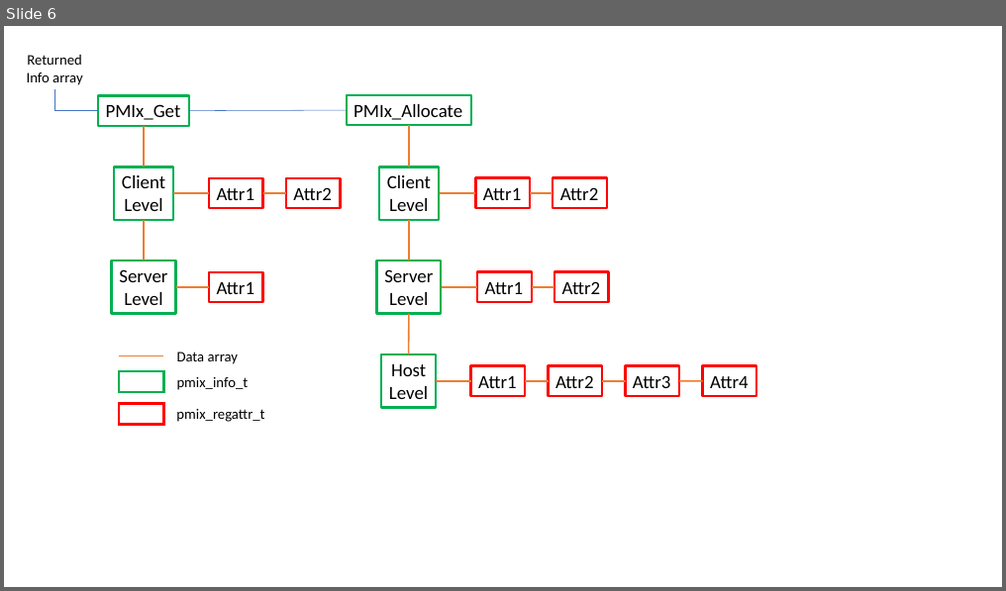
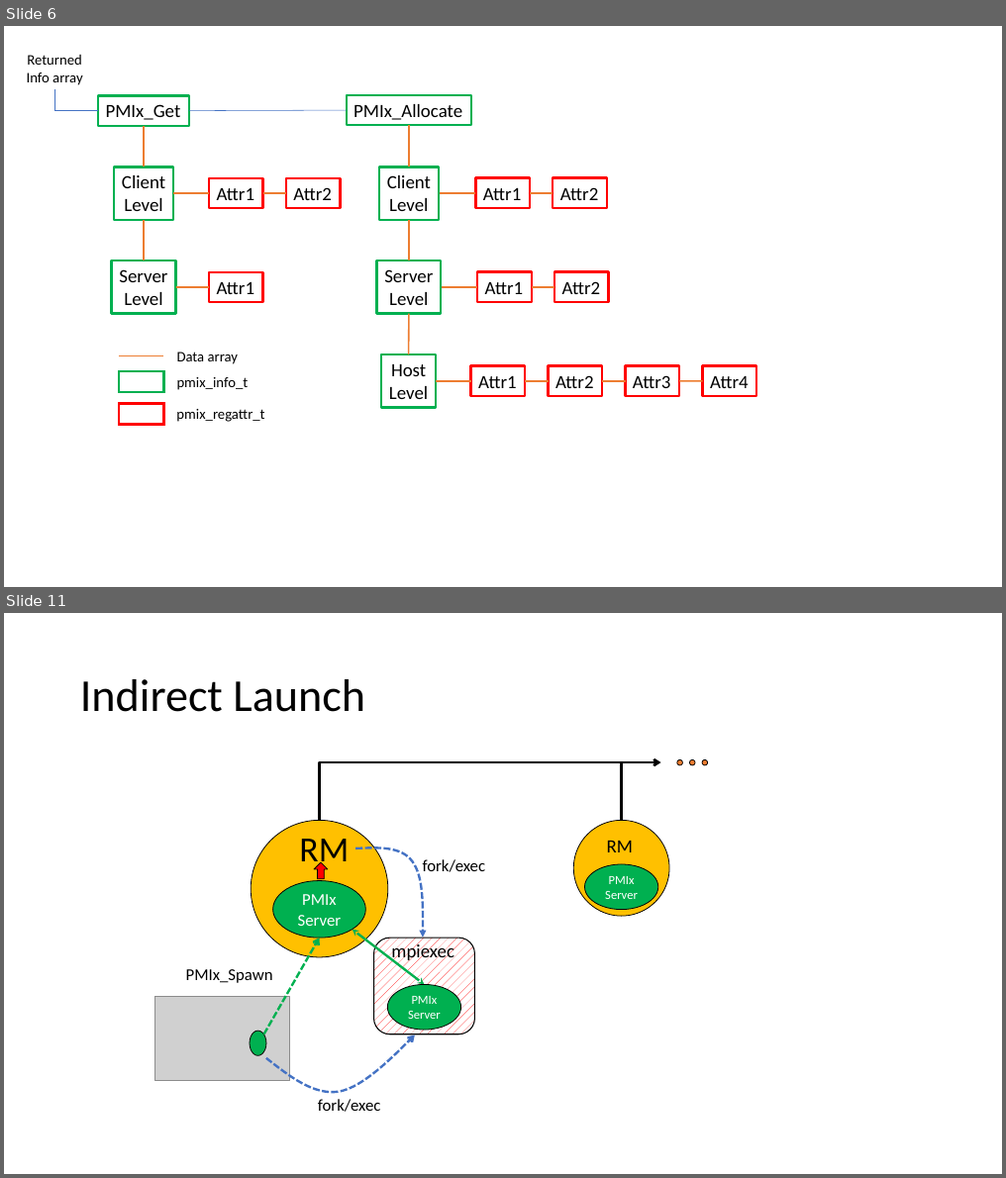
Before and after one commit to pmix/pmix-standard, a slide deck: figs/drawings.pptx. Shown one above the other, each under a label of ours: slide 6 before the commit, slides 6 and 11 after it; the slides between them are not shown. The pictures are 1006x591 and 1006x1178 pixels, drawn with LibreOffice and Linux fonts; fonts in the diff are those of the drawing; grey boxes stand for pictures. Boxes give left, top, right and bottom in pixels: in the first picture for what was removed or moved away, otherwise in the second. Text is boxed around its words. In the diff, an @@ line names an element or a change of style, - is before the commit and + after.

```diff
--- a/figs/drawings.pptx
+++ b/figs/drawings.pptx
@@ slide 11 added at [4,613,1002,1174], background #FFFFFF @@
@@ title added at [80,679,365,712], 44 pt, text #000000 @@
+Indirect Launch
@@ ellipse added at [677,760,682,765], fill #ED7D31, outline #000000 0.75 pt @@
@@ ellipse added at [690,760,695,765], fill #ED7D31, outline #000000 0.75 pt @@
@@ ellipse added at [703,760,708,765], fill #ED7D31, outline #000000 0.75 pt @@
@@ elbow arrow added from (319, 820) to (661, 762), #000000 2.25 pt @@
@@ line added from (622, 763) to (622, 820), #000000 2.25 pt @@
@@ ellipse added at [252,820,388,958], fill #FFC000, outline #000000 0.75 pt @@
@@ ellipse added at [573,820,669,916], fill #FFC000, outline #000000 0.75 pt @@
@@ text added at [299,839,349,871], 34 pt, text #000000 @@
+RM
@@ freeform shape added at [355,848,423,938], outline #4472C4 2.25 pt dashed @@
@@ text added at [607,841,633,853], 18 pt, text #000000 @@
+RM
@@ down arrow added at [314,863,328,879], fill #FF0000, outline #000000 0.75 pt @@
@@ text added at [423,860,485,872], 16 pt, text #000000 @@
+fork/exec
@@ ellipse added at [585,864,658,909], fill #00B050, outline #000000 0.75 pt, 12 pt, text #FFFFFF @@
+PMIx
+Server
@@ ellipse added at [272,881,365,938], fill #00B050, outline #000000 0.75 pt, 16 pt, text #FFFFFF @@
+PMIx
+Server
@@ arrow added from (263, 1035) to (319, 938), #00B050 2.25 pt dashed @@
@@ double arrow added from (352, 930) to (425, 985), #00B050 2.25 pt @@
@@ rounded rectangle added at [374,938,475,1035], fill pattern #FF0000 on #FFFFFF, outline #000000 1 pt @@
@@ text added at [391,942,454,962], 18 pt, text #000000 @@
+mpiexec
@@ picture added at [154,997,290,1081] @@
@@ text added at [186,969,273,983], 16 pt, text #000000 @@
+PMIx_Spawn
@@ ellipse added at [387,985,460,1030], fill #00B050, outline #000000 0.75 pt, 12 pt, text #FFFFFF @@
+PMIx
+Server
@@ ellipse added at [250,1031,266,1056], fill #00B050, outline #000000 0.75 pt @@
@@ freeform shape added at [266,1035,414,1092], outline #4472C4 2.25 pt dashed @@
@@ text added at [318,1099,380,1112], 16 pt, text #000000 @@
+fork/exec
```
Also in this commit, not shown: 7 other slides added, 24 other files.
